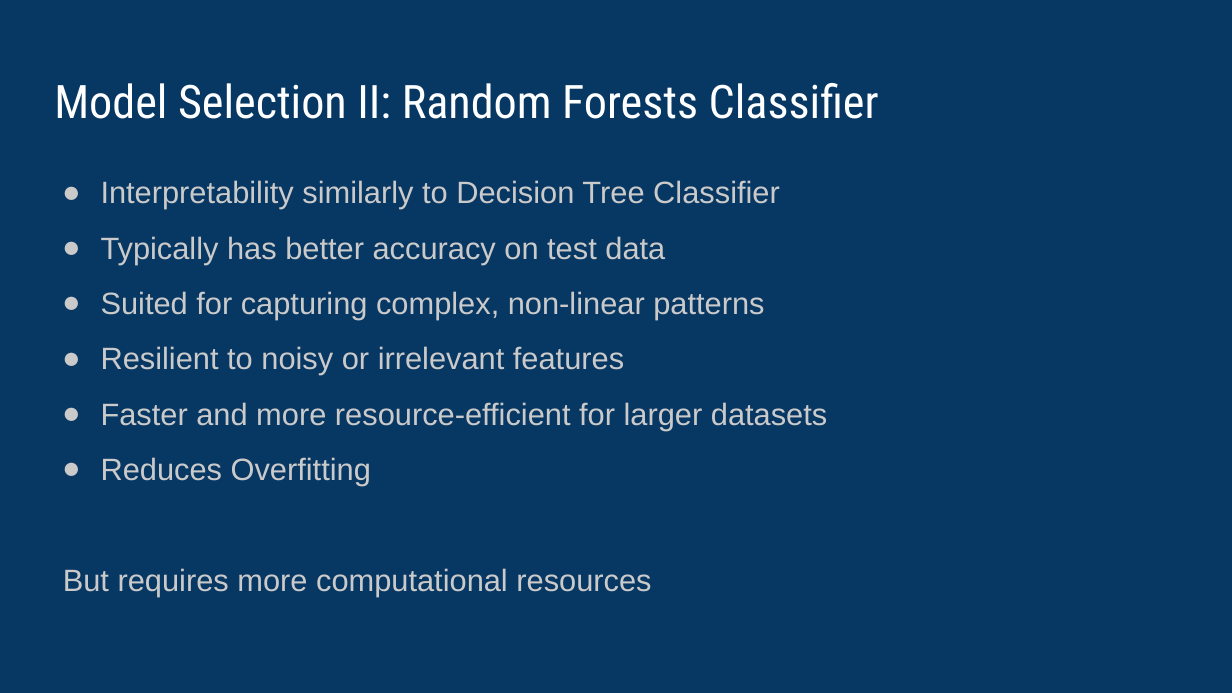
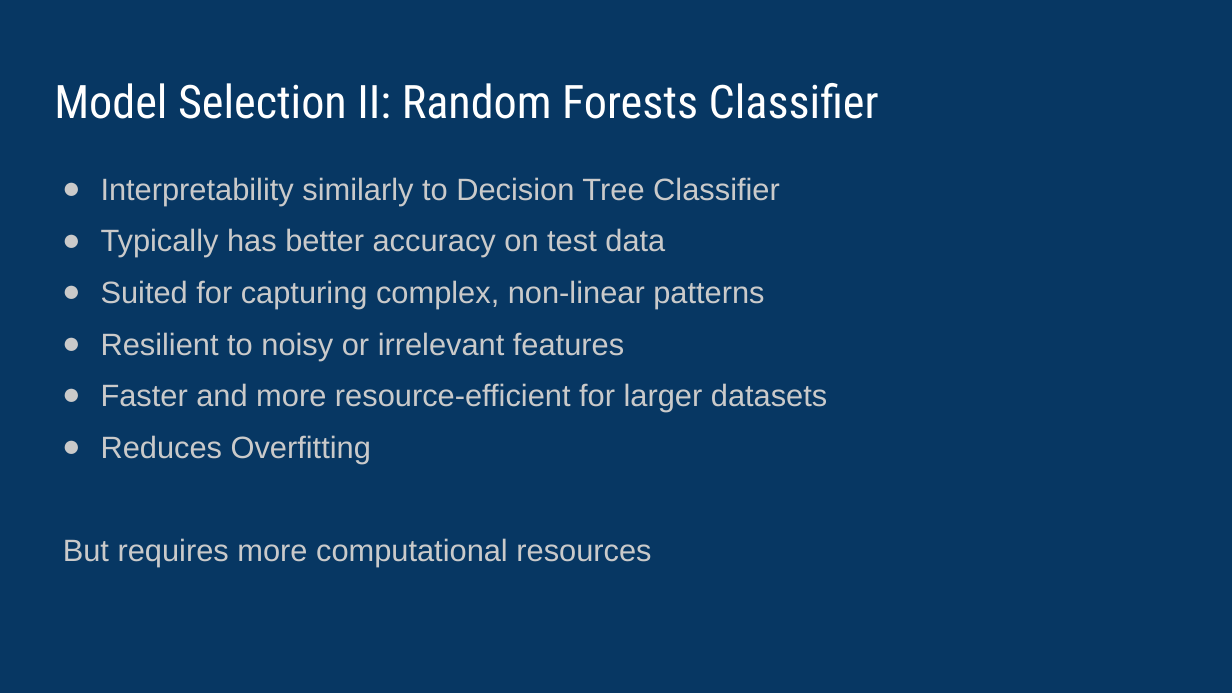
Before and after one commit to vipvivek15/CMPE_255_Final_Project, a slide deck: slide 8 of CMPE_255_Final_presentation.pptx. Drawn at 1232x693 pixels with LibreOffice and Linux fonts; fonts in the diff are those of the drawing. Boxes give left, top, right and bottom in pixels: in the first picture for what was removed or moved away, otherwise in the second. Text is boxed around its words. In the diff, an @@ line names an element or a change of style, - is before the commit and + after.

```diff
--- a/CMPE_255_Final_presentation.pptx
+++ b/CMPE_255_Final_presentation.pptx
@@ text "Interpretability similarly to Decision Tree ..." at [63,177,827,567]: line spacing 1.15 to 1.05 @@
```
Also in this commit, not shown: 2 other slides changed, 4 other files.
